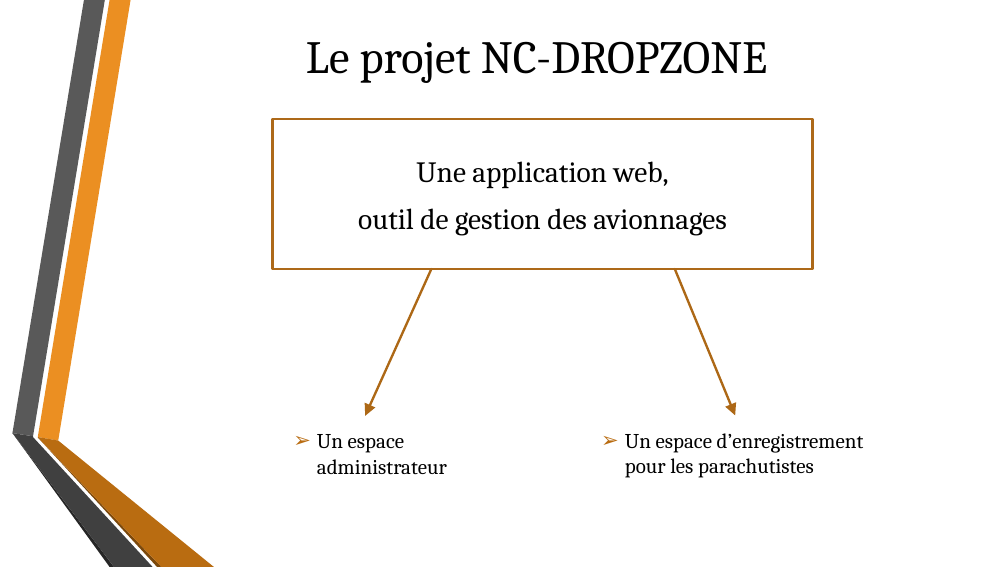
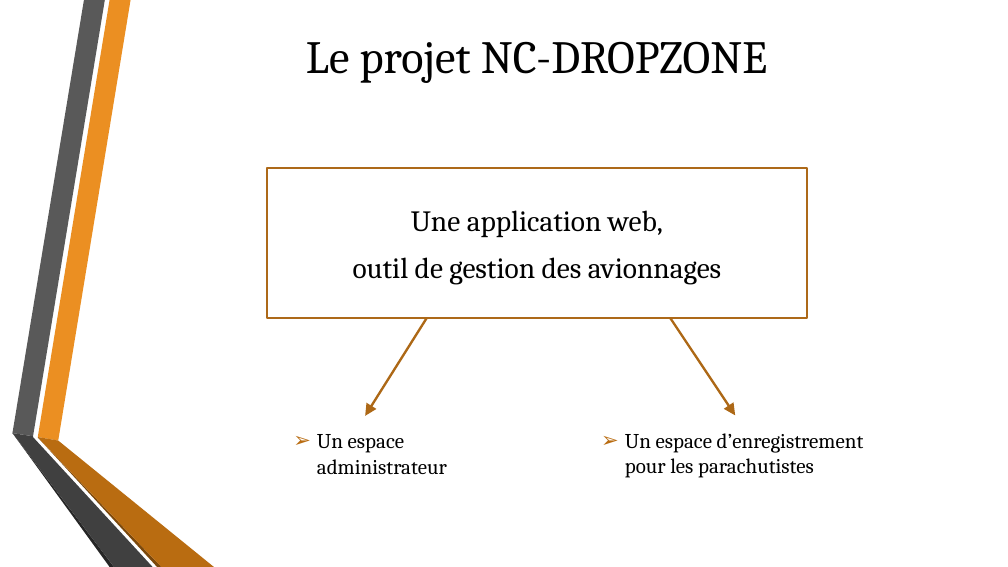
Before and after one commit to ddevillers/ncdz, a slide deck: slide 3 of NC-DROPZONE.pptx. Drawn at 1008x567 pixels with LibreOffice and Linux fonts; fonts in the diff are those of the drawing; background and template pictures are left out. Boxes give left, top, right and bottom in pixels: in the first picture for what was removed or moved away, otherwise in the second. Text is boxed around its words. In the diff, an @@ line names an element or a change of style, - is before the commit and + after.

Commit message:
PPT

```diff
--- a/NC-DROPZONE.pptx
+++ b/NC-DROPZONE.pptx
@@ rectangle: place and size @@
-rectangle at [272,119,813,269]
+rectangle at [267,168,808,318]
@@ text "Une application web,": place and size @@
-text "Une application web," at [358,161,726,236]
+text "Une application web," at [353,210,721,285]
@@ arrow moved from (432, 269) - (365, 416) to (426, 318) - (365, 416) @@
@@ arrow moved from (675, 269) - (735, 415) to (671, 318) - (735, 415) @@
```
Also in this commit, not shown: 3 other slides changed, 1 slide added.
